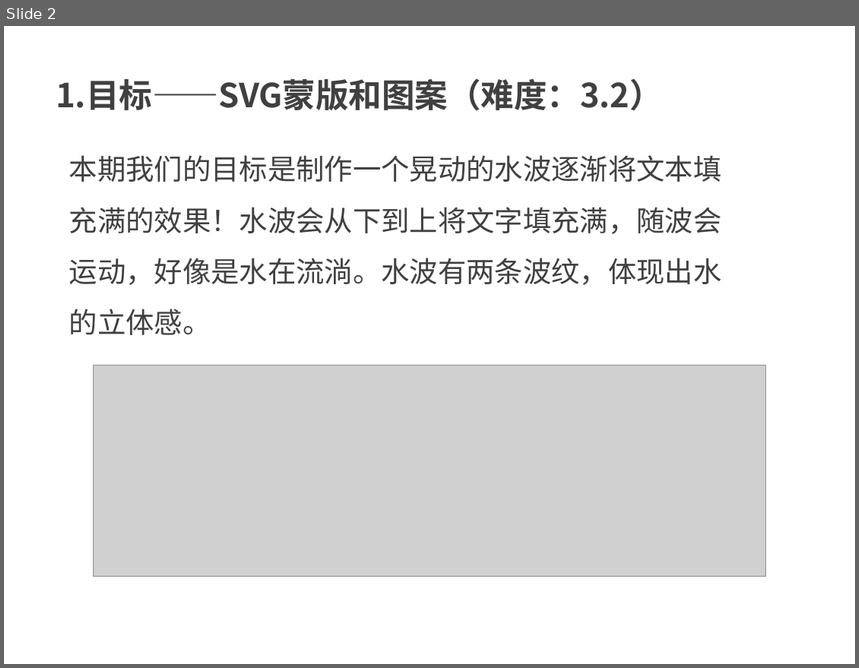
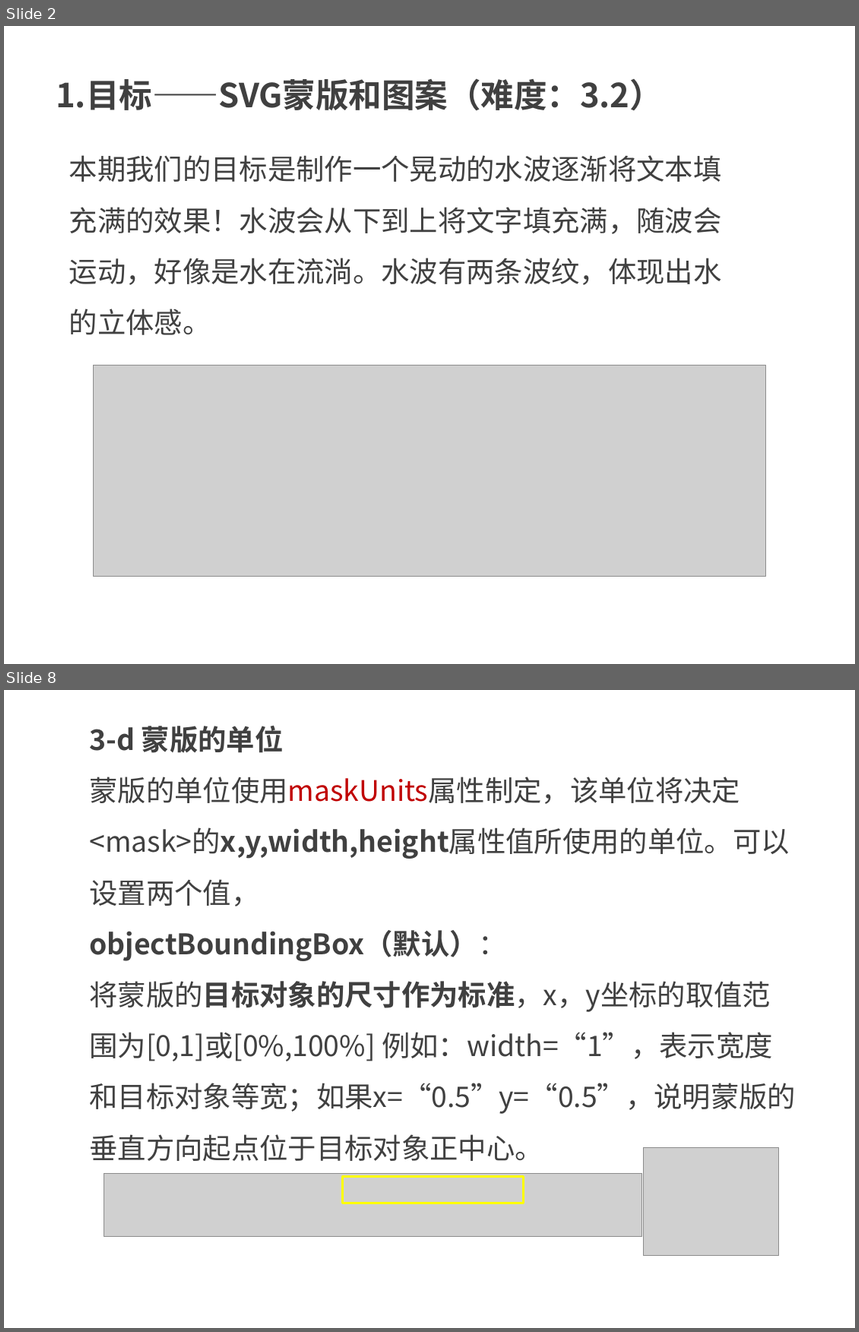
Before and after one commit to kong66/webAni, a slide deck: 11-text-mask-pattern-ani/text-mask-and-pattern.pptx. Shown one above the other, each under a label of ours: slide 2 before the commit, slides 2 and 8 after it; the slides between them are not shown. The pictures are 859x668 and 859x1332 pixels, drawn with LibreOffice and Linux fonts; fonts in the diff are those of the drawing; grey boxes stand for pictures. Boxes give left, top, right and bottom in pixels: in the first picture for what was removed or moved away, otherwise in the second. Text is boxed around its words. In the diff, an @@ line names an element or a change of style, - is before the commit and + after.

```diff
--- a/11-text-mask-pattern-ani/text-mask-and-pattern.pptx
+++ b/11-text-mask-pattern-ani/text-mask-and-pattern.pptx
@@ slide 8 added at [4,690,855,1328], background #FFFFFF @@
@@ text added at [89,726,796,1161], 24 pt, text #404040 @@
+3-d 蒙版的单位
+蒙版的单位使用maskUnits属性制定，该单位将决定<mask>的x,y,width,height属性值所使用的单位。可以设置两个值，
+objectBoundingBox（默认）：
+将蒙版的目标对象的尺寸作为标准，x，y坐标的取值范围为[0,1]或[0%,100%] 例如：width=“1”，表示宽度和目标对象等宽；如果x=“0.5”y=“0.5”，说明蒙版的垂直方向起点位于目标对象正中心。
@@ picture added at [643,1148,778,1256] @@
@@ picture added at [104,1173,642,1236] @@
@@ rectangle added at [343,1177,524,1204], outline #FFFF00 2 pt @@
```
Also in this commit, not shown: 2 slides changed, 21 other slides added, 12 slides removed, 4 other files.
